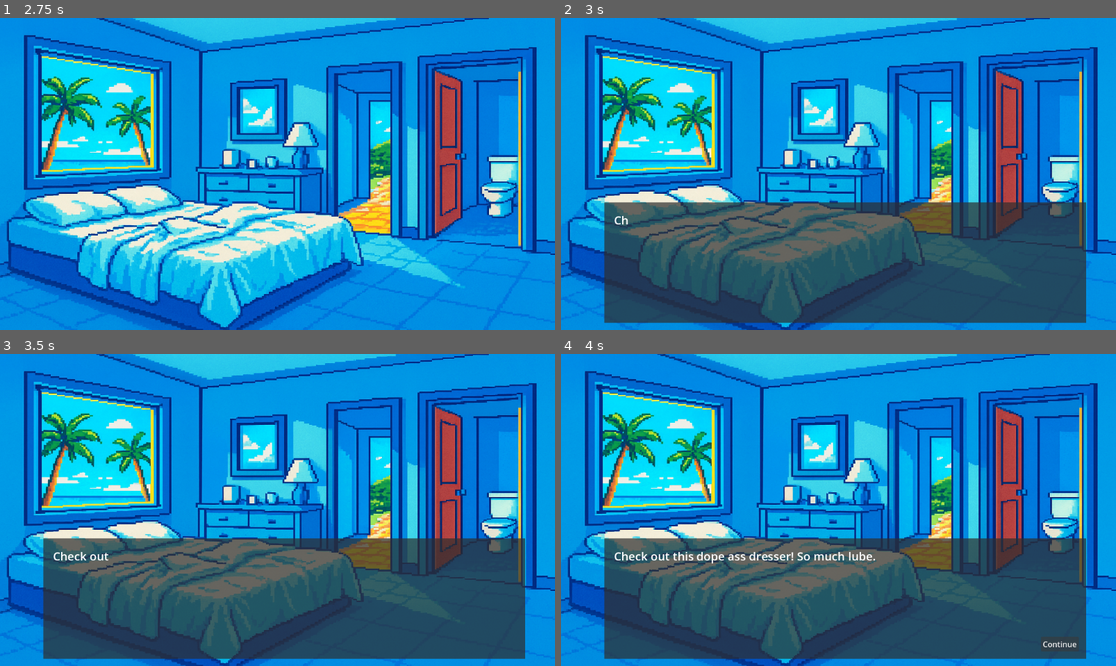
Above: before the commit, frames 1-4 (two rows, left to right).
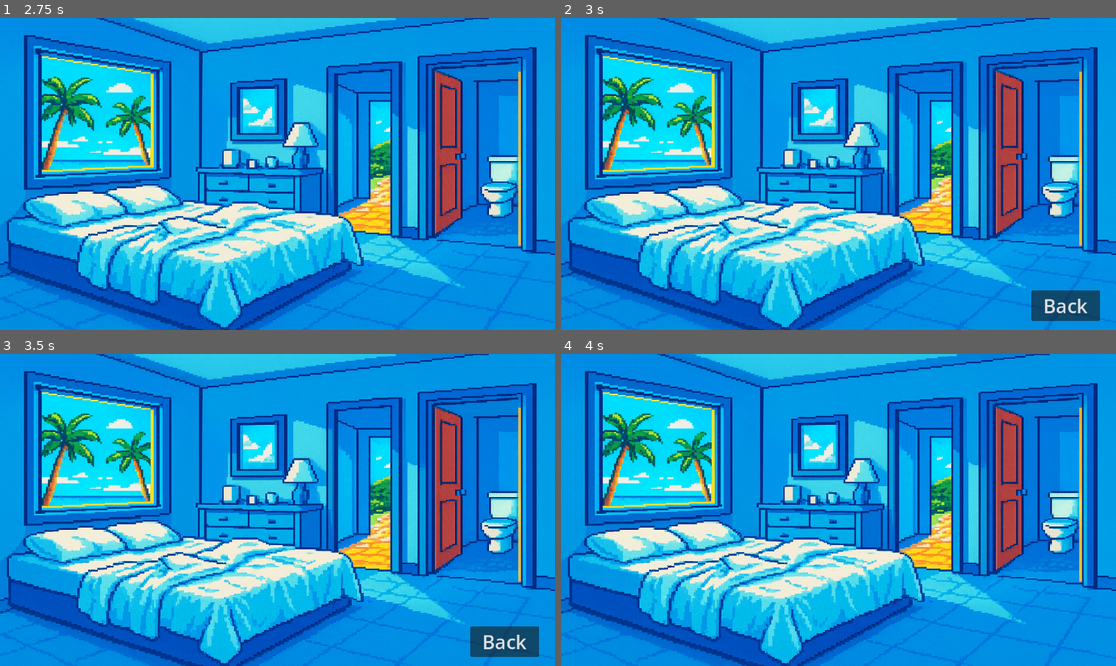
Above: after the commit, the same moments.

Repository: stylez2021/LostKeys
Game: Godot game, scene res://Scenes/main_menu.tscn
The game is run twice, just before and just after one commit, with the same random seed, the same clock (stepped at 60 frames per second) and the same inputs.
Inputs (mouse positions are in pixels of both pictures, inside the frame that each line leads up to):
- Up to frame 1 (2.75 s): click "Start" at 0.5 s; move the mouse to (399, 158) at 1.27 s; click (399, 158) at 1.42 s; click "Continue" at 2 s
- Up to frame 2 (3 s): tap Enter at 2.75 s; move the mouse to (816, 177) at 2.77 s; click (816, 177) at 2.92 s
- Up to frame 3 (3.5 s): no input
- Up to frame 4 (4 s): click (1066, 641) at 3.5 s, where only the run after the commit has a clickable "Back"

Frame 1 is identical in both runs. In frame 2, 33% of the frame differs, in the area x 7-98%, y 59-98%; in frame 3, 33%; in frame 4, 34%, in the area x 7-95%, y 59-98%.

Commit message:
Working on zoom in issue

Diff:
--- /dev/null
+++ b/rooms/dresser_zoom.gd
@@ -0,0 +1,34 @@
+extends Control
+
+signal zoom_closed
+
+func _ready():
+	hide()  # Start hidden
+
+func show_zoom():
+	show()
+	print("DresserZoom showing!")
+
+func _on_back_button_pressed():
+	zoom_closed.emit()
+	hide()
+
+func _on_flyer_hotspot_input_event(viewport, event, shape_idx):
+	if event is InputEventMouseButton and event.pressed and event.button_index == MOUSE_BUTTON_LEFT:
+		on_flyer_clicked()
+
+func on_flyer_clicked():
+	# Check if already taken
+	if GameManager.has_item("flyer"):
+		print("Already have flyer")
+	else:
+		# Add to inventory
+		GameManager.add_item("flyer")
+		print("Picked up flyer!")
+
+		# Hide the flyer hotspot
+		$FlyerHotspot.queue_free()
+
+		# Close the zoom view
+		zoom_closed.emit()
+		hide()
--- /dev/null
+++ b/rooms/dresser_zoom.tscn
@@ -0,0 +1,49 @@
+[gd_scene load_steps=4 format=3 uid="uid://cpei0630cdiwf"]
+
+[ext_resource type="Script" uid="uid://ue2g1niceuso" path="res://rooms/dresser_zoom.gd" id="1_brjlf"]
+[ext_resource type="Texture2D" uid="uid://ctoxjo3rwemrw" path="res://Assets/Backgrounds/DresserCloseUp.png" id="2_wqo71"]
+
+[sub_resource type="RectangleShape2D" id="RectangleShape2D_dwls8"]
+size = Vector2(251.448, 120.687)
+
+[node name="DresserZoom" type="Control"]
+layout_mode = 3
+anchors_preset = 15
+anchor_right = 1.0
+anchor_bottom = 1.0
+grow_horizontal = 2
+grow_vertical = 2
+script = ExtResource("1_brjlf")
+
+[node name="TextureRect" type="TextureRect" parent="."]
+layout_mode = 1
+anchors_preset = 15
+anchor_right = 1.0
+anchor_bottom = 1.0
+offset_right = -1152.0
+offset_bottom = -648.0
+grow_horizontal = 2
+grow_vertical = 2
+scale = Vector2(0.750433, 0.637322)
+texture = ExtResource("2_wqo71")
+expand_mode = 1
+stretch_mode = 2
+
+[node name="BackButton" type="Button" parent="."]
+layout_mode = 0
+offset_left = 976.0
+offset_top = 566.0
+offset_right = 1119.0
+offset_bottom = 629.0
+theme_override_font_sizes/font_size = 40
+text = "Back"
+
+[node name="FlyerHotspot" type="Area2D" parent="."]
+
+[node name="CollisionShape2D" type="CollisionShape2D" parent="FlyerHotspot"]
+position = Vector2(459, 316)
+skew = 0.823795
+shape = SubResource("RectangleShape2D_dwls8")
+
+[connection signal="pressed" from="BackButton" to="." method="_on_back_button_pressed"]
+[connection signal="input_event" from="FlyerHotspot" to="." method="_on_flyer_hotspot_input_event"]
--- a/rooms/room_1_resort_room.gd
+++ b/rooms/room_1_resort_room.gd
@@ -6,68 +6,88 @@
 @onready var window = $WindowHotspot
 @onready var door = $DoorHotspot
 
+@onready var dresser_zoom = $DresserZoom
+
 var first_visit: bool = true
+var hotspots_enabled: bool = false
 
 func _ready():
 	text_box.hide()  # Start hidden
-	dresser.hide()
-	bathroom.hide()
-	window.hide()
-	door.hide()
+	dresser_zoom.hide()
+	disable_hotspots() #Start with them disabled
+
 
 	# Connect the text_finished signal
 	text_box.text_finished.connect(_on_text_finished)
+	dresser_zoom.zoom_closed.connect(_on_zoom_closed)
 
 	if first_visit:
 		show_opening_text()
 		first_visit = false
 
 func show_opening_text():
-	print("show_opening_text called!")  # ADD THIS LINE
+	disable_hotspots()
 	var opening_text = "You wake up with a pounding headache. Last night was... intense. The Spring Fling Cruise party at the resort got out of hand. Your cruise ship leaves in a few hours, and you need to find your locker key to get your stuff and get out of here."
 	text_box.show_text(opening_text)
 
 func _on_text_finished():
 	# Text box closed, player can now interact with room
+	enable_hotspots()
 	print("Player can now interact with the room")
-	dresser.show()
-	bathroom.show()
-	window.show()
-	door.show()
 	# We'll add hotspot enabling here later
 
+func enable_hotspots():
+	hotspots_enabled = true
+
+func disable_hotspots():
+	hotspots_enabled = false
 
 func _on_dresser_hotspot_input_event(_viewport, event, _shape_idx):
 	# Check if it's a mouse click
+	if not hotspots_enabled:
+		return
 	if event is InputEventMouseButton and event.pressed and event.button_index == MOUSE_BUTTON_LEFT:
 		on_dresser_clicked()
 
 func on_dresser_clicked():
 	print("Dresser clicked!")
-	text_box.show_text("Check out this dope ass dresser! So much lube.")
+	disable_hotspots()
+	dresser_zoom.show_zoom()
+	print("DresserZoom showing!")
 
+func _on_zoom_closed():
+	enable_hotspots()
 
 func _on_bathroom_hotspot_input_event(_viewport, event, _shape_idx):
+	if not hotspots_enabled:
+		return
 	if event is InputEventMouseButton and event.pressed and event.button_index == MOUSE_BUTTON_LEFT:
 		on_bathroom_clicked()
 
 func on_bathroom_clicked():
 	print("Bathroom clicked!")
+	disable_hotspots()
 	text_box.show_text("You do not want to go in there.")
 
 
 func _on_window_hotspot_input_event(_viewport, event, _shape_idx):
+	if not hotspots_enabled:
+		return
 	if event is InputEventMouseButton and event.pressed and event.button_index == MOUSE_BUTTON_LEFT:
 		on_window_clicked()
 
 func on_window_clicked():
 	print("Window clicked!")
+	disable_hotspots()
 	text_box.show_text("Outside you see parts of a pretty cool gay resort you found earlier.")
 
 
 func _on_door_hotspot_input_event(_viewport, event, _shape_idx):
+	if not hotspots_enabled:
+		return
 	if event is InputEventMouseButton and event.pressed and event.button_index == MOUSE_BUTTON_LEFT:
 		on_door_clicked()
 
 func on_door_clicked():
 	print("Door to get out clicked!")
+	#disable_hotspots()
--- a/rooms/room_1_resort_room.tscn
+++ b/rooms/room_1_resort_room.tscn
@@ -1,8 +1,9 @@
-[gd_scene load_steps=8 format=3 uid="uid://di7csxt6j5jky"]
+[gd_scene load_steps=9 format=3 uid="uid://di7csxt6j5jky"]
 
 [ext_resource type="Script" uid="uid://bwe7nemhvuvba" path="res://rooms/room_1_resort_room.gd" id="1_o8sd7"]
 [ext_resource type="Texture2D" uid="uid://bxmj4c2072q40" path="res://Assets/Backgrounds/room1.png" id="1_odlbp"]
 [ext_resource type="PackedScene" uid="uid://q703k3clumb7" path="res://ui/text_box.tscn" id="3_xp2wb"]
+[ext_resource type="PackedScene" uid="uid://cpei0630cdiwf" path="res://rooms/dresser_zoom.tscn" id="4_e4xvb"]
 
 [sub_resource type="RectangleShape2D" id="RectangleShape2D_xp2wb"]
 size = Vector2(235, 129.5)
@@ -54,6 +55,8 @@
 position = Vector2(756.25, 263.5)
 shape = SubResource("RectangleShape2D_jav7j")
 
+[node name="DresserZoom" parent="." instance=ExtResource("4_e4xvb")]
+
 [connection signal="input_event" from="DresserHotspot" to="." method="_on_dresser_hotspot_input_event"]
 [connection signal="input_event" from="BathroomHotspot" to="." method="_on_bathroom_hotspot_input_event"]
 [connection signal="input_event" from="WindowHotspot" to="." method="_on_window_hotspot_input_event"]
--- a/ui/text_box.gd
+++ b/ui/text_box.gd
@@ -47,10 +47,19 @@
 	hide()
 
 func _input(event):
-	# Click anywhere to skip typing
-	if event is InputEventMouseButton and event.pressed and typing:
-		if current_char < full_text.length():
+	# func _input(event):
+	if not visible:
+		return
+
+	if event is InputEventMouseButton and event.pressed and event.button_index == MOUSE_BUTTON_LEFT:
+		# Check if typing - skip to end
+		if typing and current_char < full_text.length():
 			text_label.text = full_text
 			current_char = full_text.length()
 			typing = false
 			continue_button.show()
+			get_viewport().set_input_as_handled()  # Consume the click
+		# If done typing - close textbox (consume click so hotspots don't trigger)
+		elif not typing:
+			_on_continue_button_pressed()
+			get_viewport().set_input_as_handled()  # Consume the click
Not shown, added: rooms/dresser_zoom.gd.uid
